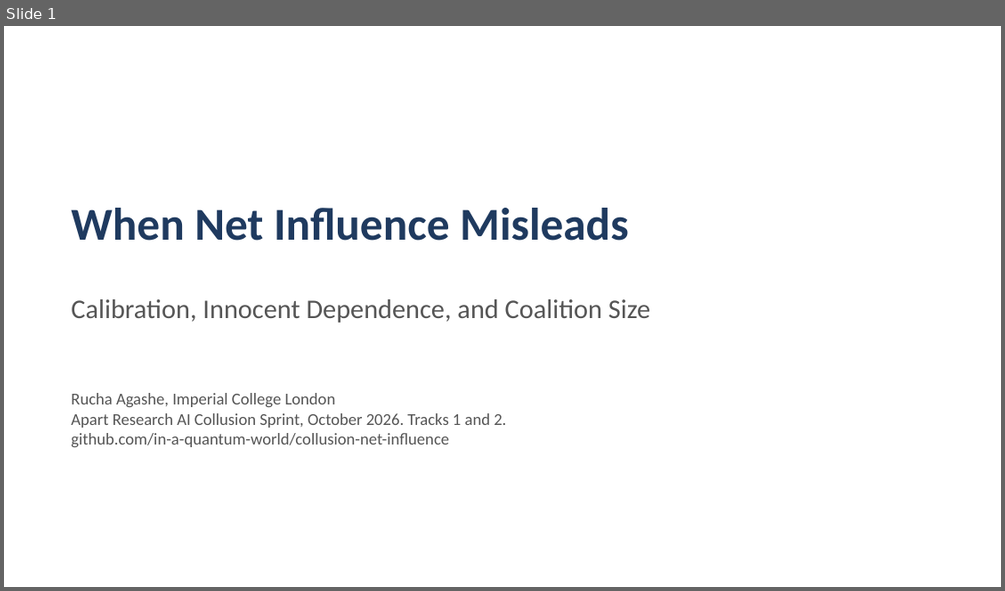
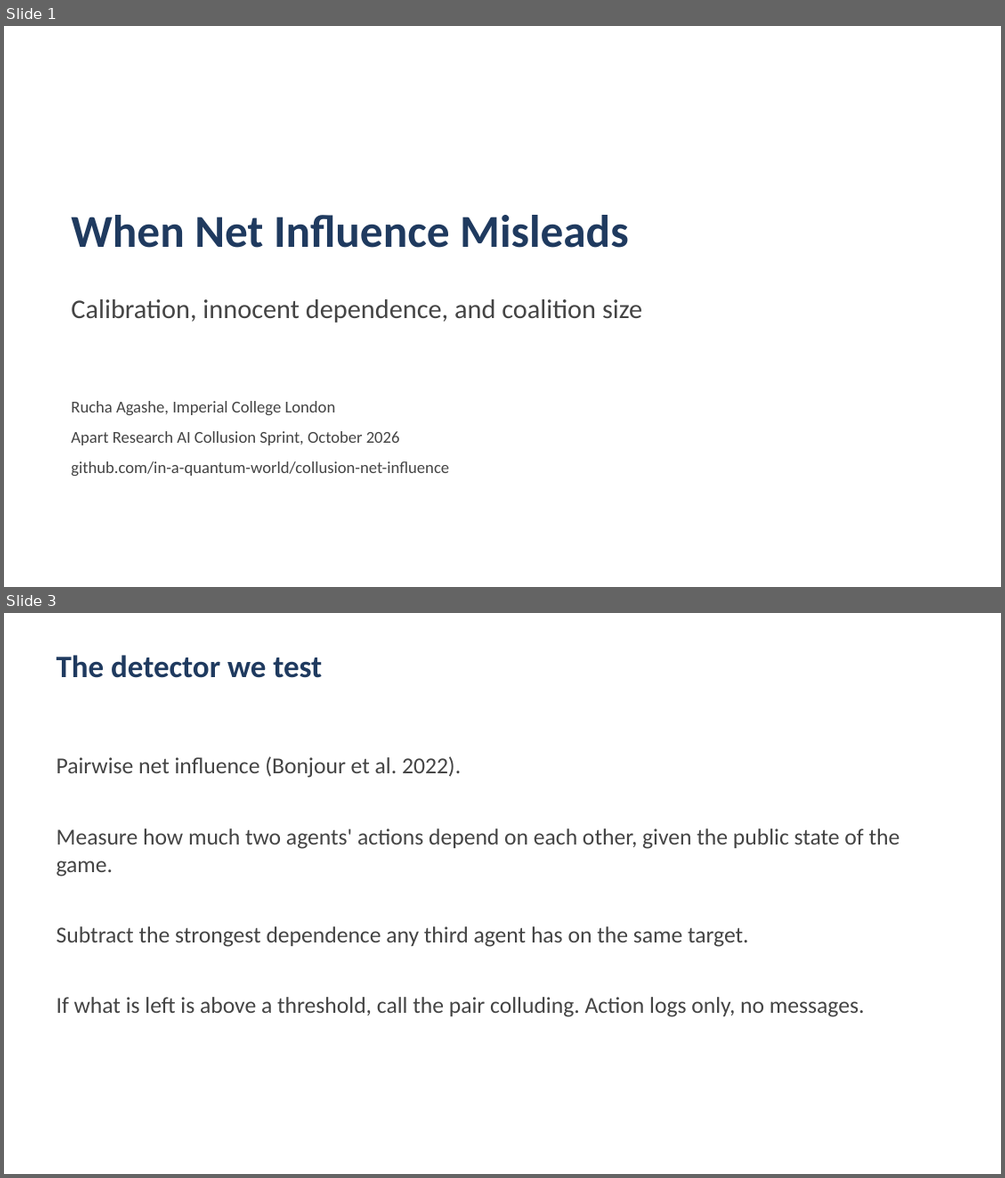
Before and after one commit to in-a-quantum-world/collusion-net-influence, a slide deck: report/slides.pptx. Shown one above the other, each under a label of ours: slide 1 before the commit, slides 1 and 3 after it; the slides between them are not shown. The pictures are 1005x591 and 1005x1178 pixels, drawn with LibreOffice and Linux fonts; fonts in the diff are those of the drawing. Boxes give left, top, right and bottom in pixels: in the first picture for what was removed or moved away, otherwise in the second. Text is boxed around its words. In the diff, an @@ line names an element or a change of style, - is before the commit and + after.

```diff
--- a/report/slides.pptx
+++ b/report/slides.pptx
@@ slide 3 added at box(4, 613, 1001, 1174), background #FFFFFF @@
@@ text added at box(57, 655, 322, 678), 30 pt, text #1F3A5F, bold @@
+The detector we test
@@ text added at box(57, 756, 900, 1017), 22 pt, text #444444 @@
+Pairwise net influence (Bonjour et al. 2022).
+Measure how much two agents' actions depend on each other, given the public state of the game.
+Subtract the strongest dependence any third agent has on the same target.
+If what is left is above a threshold, call the pair colluding. Action logs only, no messages.
@@ slide 1 changed as well @@
@@ text "When Net Influence Misleads": place and size @@
-text "When Net Influence Misleads" at box(71, 208, 629, 240)
+text "When Net Influence Misleads" at box(71, 215, 629, 248)
@@ text "When Net Influence Misleads" at box(71, 215, 629, 248): more space between paragraphs @@
@@ text at box(71, 299, 642, 322): text changed; text colour #555555 to #444444 @@
-Calibration, Innocent Dependence, and Coalition Size
+Calibration, innocent dependence, and coalition size
@@ text "Rucha Agashe, Imperial College London": place and size @@
-text "Rucha Agashe, Imperial College London" at box(71, 393, 506, 447)
+text "Rucha Agashe, Imperial College London" at box(71, 401, 449, 475)
@@ text at box(71, 401, 449, 475): text colour #555555 to #444444 in "Rucha Agashe, Imperial College London", "github.com/in-a-quantum-world/collusion-net-influence"; more space between paragraphs @@
@@ text at box(71, 431, 400, 445): text changed; text colour #555555 to #444444 @@
-Apart Research AI Collusion Sprint, October 2026. Tracks 1 and 2.
+Apart Research AI Collusion Sprint, October 2026
```
Also in this commit, not shown: 1 other slide changed, 13 other slides added, 6 slides removed, 1 other file.
